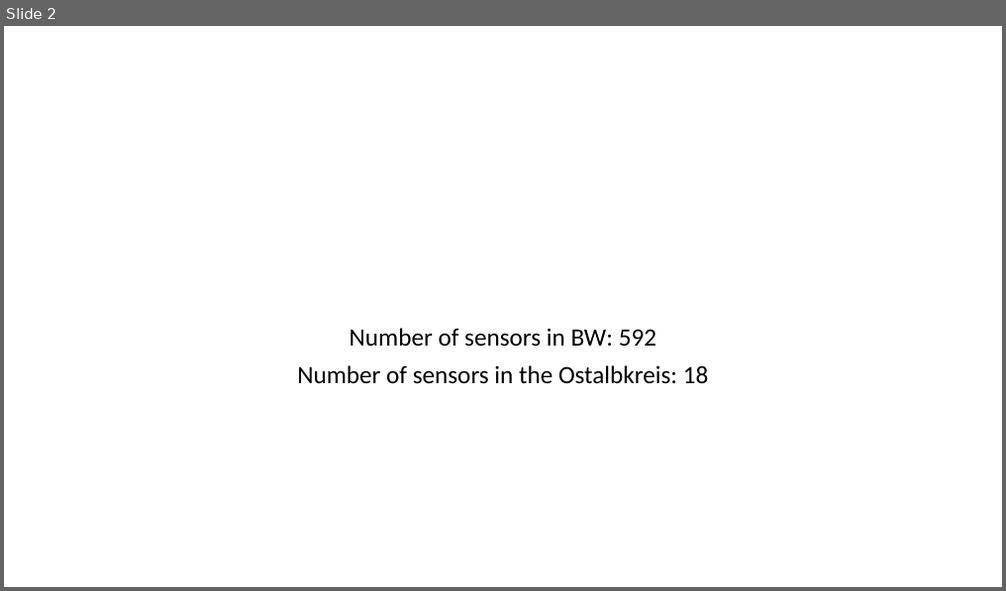
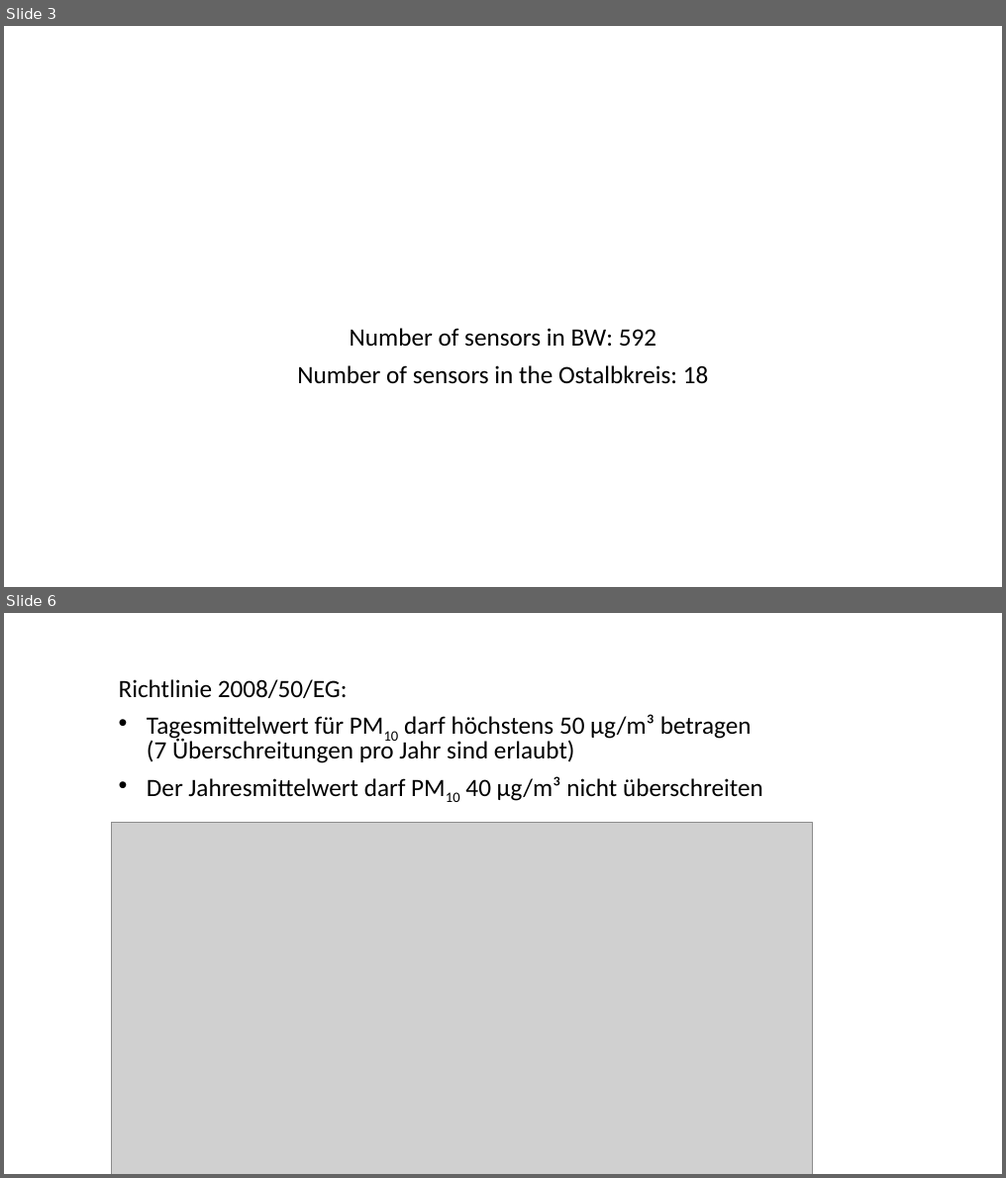
Before and after one commit to BenediktKleppmann/Data-Science-for-Good-Aalen-Analyses, a slide deck: 2019-09-12/about_the_data.pptx. Shown one above the other, each under a label of ours: slide 2 before the commit, slides 3 and 6 after it; the slides between them are not shown. The pictures are 1006x591 and 1006x1178 pixels, drawn with LibreOffice and Linux fonts; fonts in the diff are those of the drawing; grey boxes stand for pictures. Boxes give left, top, right and bottom in pixels: in the first picture for what was removed or moved away, otherwise in the second. Text is boxed around its words. In the diff, an @@ line names an element or a change of style, - is before the commit and + after.

```diff
--- a/2019-09-12/about_the_data.pptx
+++ b/2019-09-12/about_the_data.pptx
@@ slide 6 added at [4, 613, 1002, 1174], background #FFFFFF @@
@@ subtitle added at [119, 679, 763, 801], 24 pt, text #000000 @@
+Richtlinie 2008/50/EG:
+• Tagesmittelwert für PM10 darf höchstens 50 µg/m³ betragen
+  (7 Überschreitungen pro Jahr sind erlaubt)
+• Der Jahresmittelwert darf PM10 40 µg/m³ nicht überschreiten
@@ picture added at [111, 823, 813, 1174] @@
@@ what was slide 2 is now slide 3 @@
```
Also in this commit, not shown: 3 other slides added, 1 other file.
